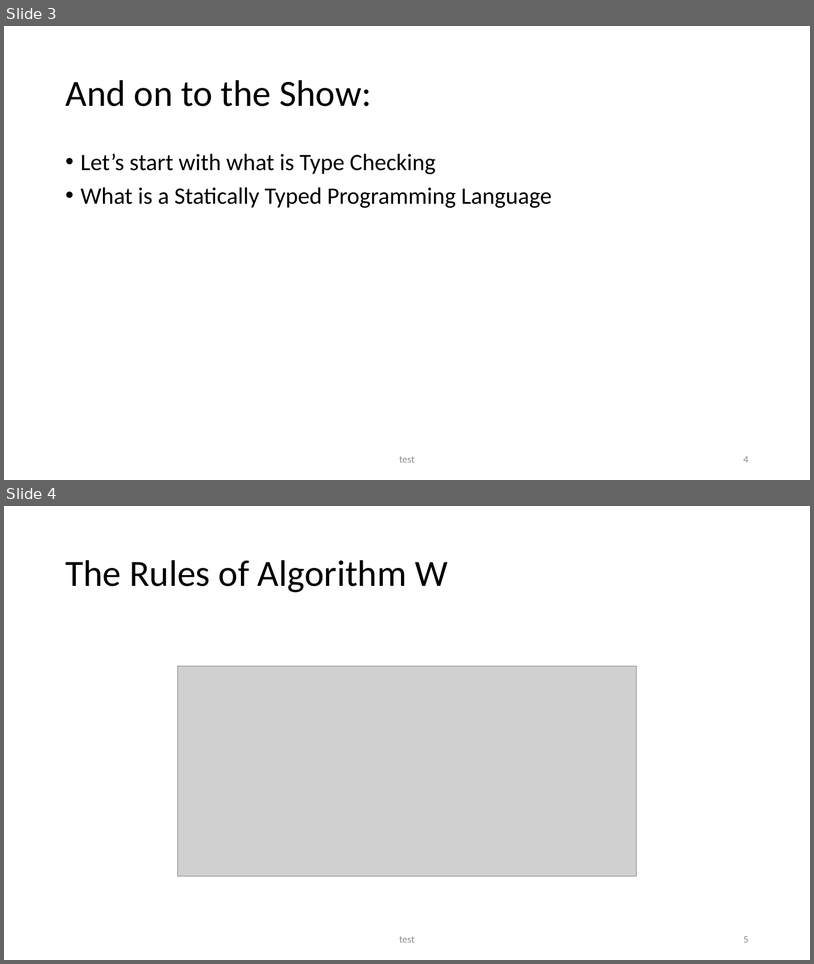
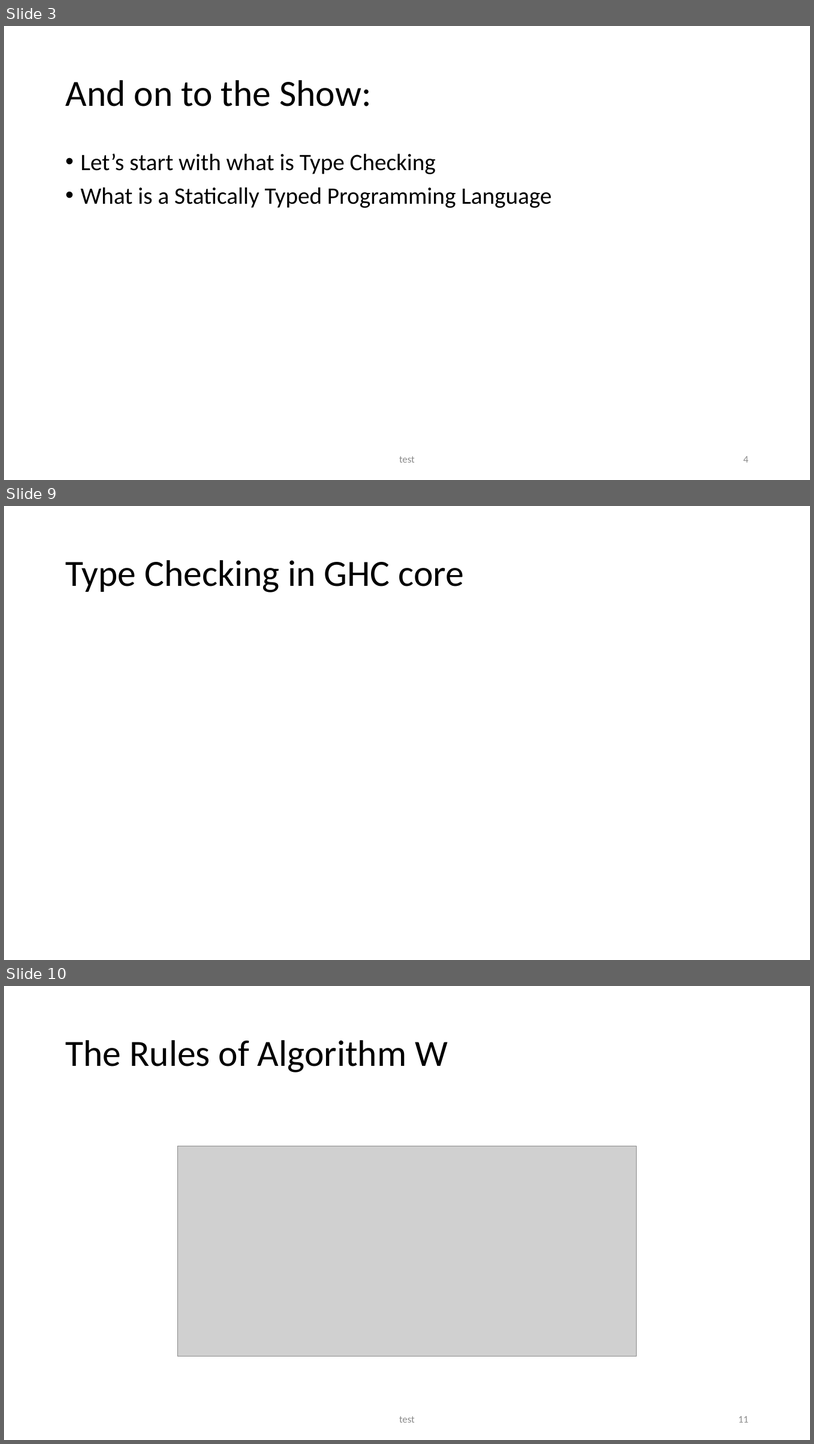
Before and after one commit to seanwestfall/algorithm_w_presentation, a slide deck: Presentation1.pptx. Shown one above the other, each under a label of ours: slides 3 and 4 before the commit, slides 3, 9 and 10 after it; the slides between them are not shown. The pictures are 814x964 and 814x1444 pixels, drawn with LibreOffice and Linux fonts; fonts in the diff are those of the drawing; grey boxes stand for pictures. Boxes give left, top, right and bottom in pixels: in the first picture for what was removed or moved away, otherwise in the second. Text is boxed around its words. In the diff, an @@ line names an element or a change of style, - is before the commit and + after.

```diff
--- a/Presentation1.pptx
+++ b/Presentation1.pptx
@@ slide 9 added at [4, 506, 810, 960], background #FFFFFF @@
@@ title added at [65, 560, 464, 592], 44 pt, text #000000 @@
+Type Checking in GHC core
@@ what was slide 4 is now slide 10 @@
@@ page number at [738, 1416, 749, 1422]: text changed @@
-5
+11
```
Also in this commit, not shown: 1 slide changed, 10 other slides added.
